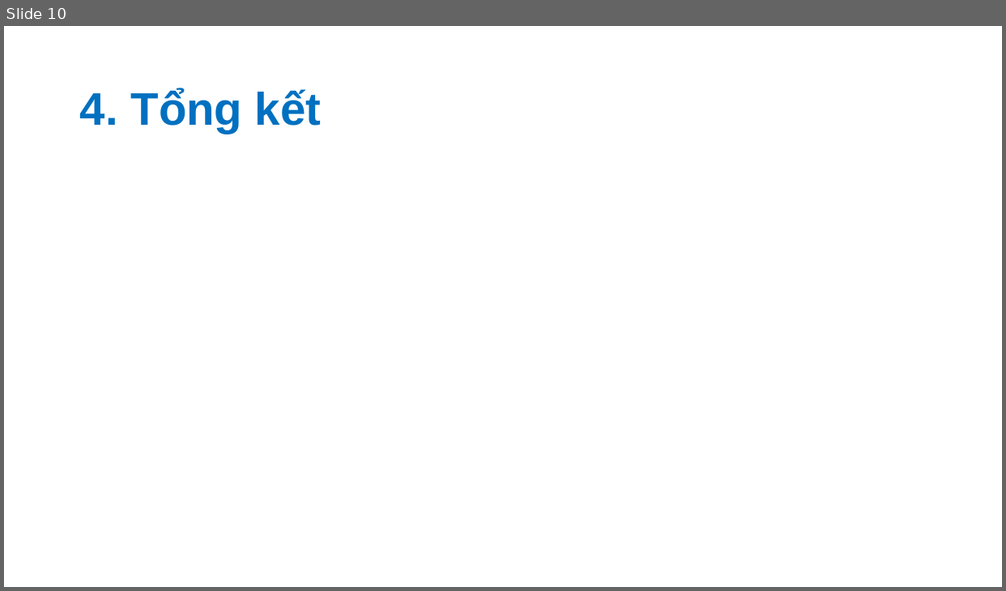
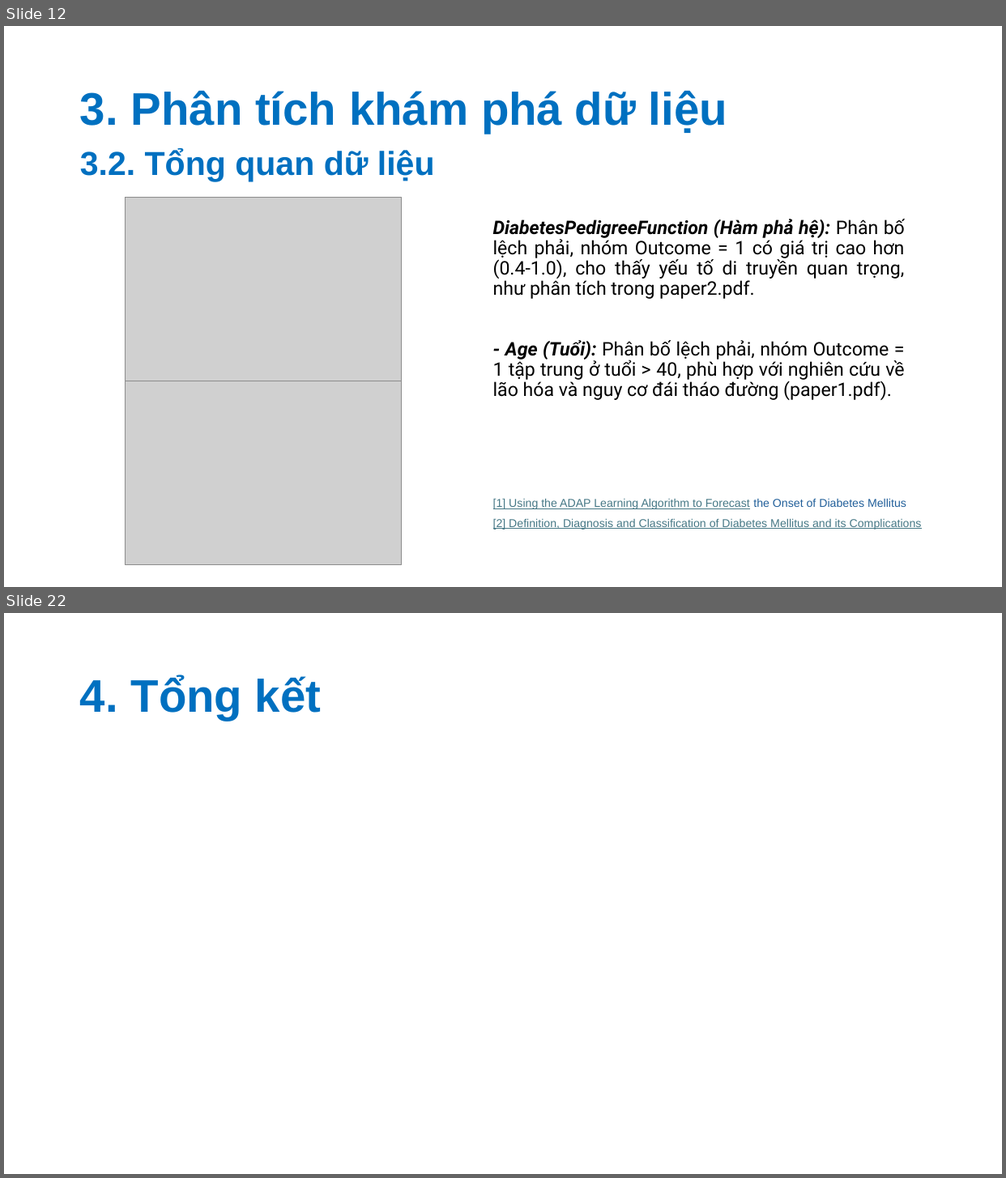
Before and after one commit to nvhao100604/PTDL_2025, a slide deck: BT3/slide/Phân tích khám phá về bệnh đái tháo đường.pptx. Shown one above the other, each under a label of ours: slide 10 before the commit, slides 12 and 22 after it; the slides between them are not shown. The pictures are 1006x591 and 1006x1178 pixels, drawn with LibreOffice and Linux fonts; fonts in the diff are those of the drawing; grey boxes stand for pictures. Boxes give left, top, right and bottom in pixels: in the first picture for what was removed or moved away, otherwise in the second. Text is boxed around its words. In the diff, an @@ line names an element or a change of style, - is before the commit and + after.

```diff
--- a/BT3/slide/Phân tích khám phá về bệnh đái tháo đường.pptx
+++ b/BT3/slide/Phân tích khám phá về bệnh đái tháo đường.pptx
@@ slide 12 added at (x1=4, y1=26, x2=1002, y2=587), background #FFFFFF @@
@@ title added at (x1=80, y1=91, x2=727, y2=133), 44 pt, text #0070C0, bold @@
+3. Phân tích khám phá dữ liệu
@@ text added at (x1=80, y1=148, x2=435, y2=182), 32 pt, text #0070C0, bold @@
+3.2. Tổng quan dữ liệu
@@ picture added at (x1=126, y1=198, x2=402, y2=382) @@
@@ text added at (x1=493, y1=219, x2=905, y2=400), 18 pt, text #000000 @@
+DiabetesPedigreeFunction (Hàm phả hệ): Phân bố lệch phải, nhóm Outcome = 1 có giá trị cao hơn (0.4-1.0), cho thấy yếu tố di truyền quan trọng, như phân tích trong paper2.pdf.
+- Age (Tuổi): Phân bố lệch phải, nhóm Outcome = 1 tập trung ở tuổi > 40, phù hợp với nghiên cứu về lão hóa và nguy cơ đái tháo đường (paper1.pdf).
@@ picture added at (x1=126, y1=381, x2=402, y2=565) @@
@@ text added at (x1=493, y1=498, x2=922, y2=530), 11 pt, text #467886, underline @@
+[1] Using the ADAP Learning Algorithm to Forecast the Onset of Diabetes Mellitus
+[2] Definition, Diagnosis and Classification of Diabetes Mellitus and its Complications
@@ what was slide 10 is now slide 22 @@
```
Also in this commit, not shown: 4 slides changed, 12 other slides added, 1 slide removed.
